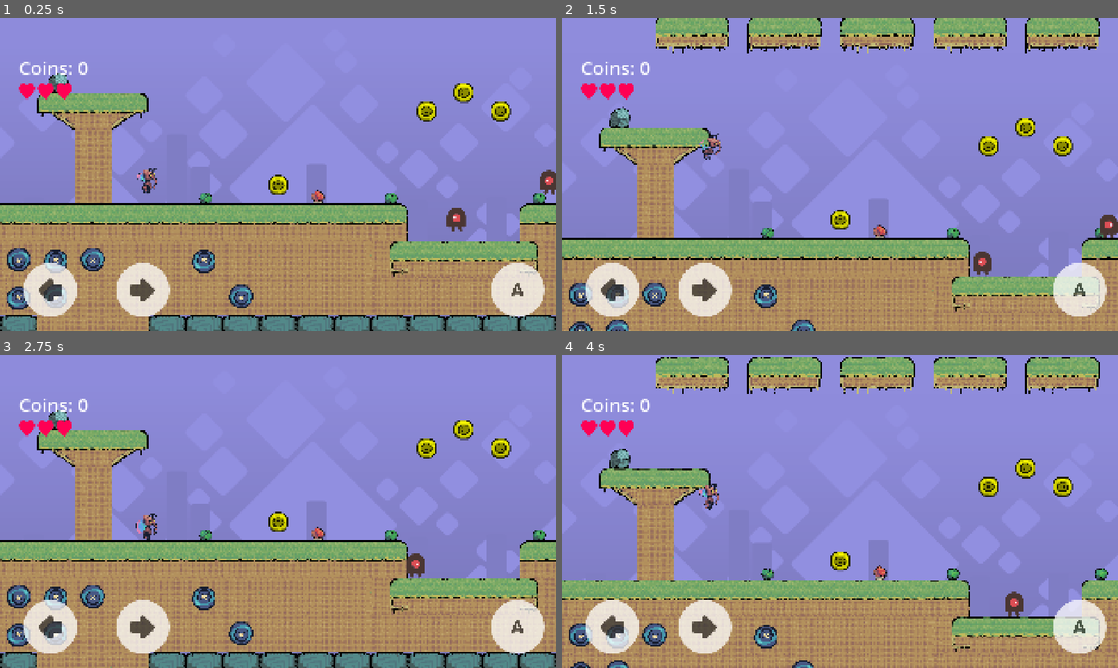
Above: before the commit, frames 1-4 (two rows, left to right).
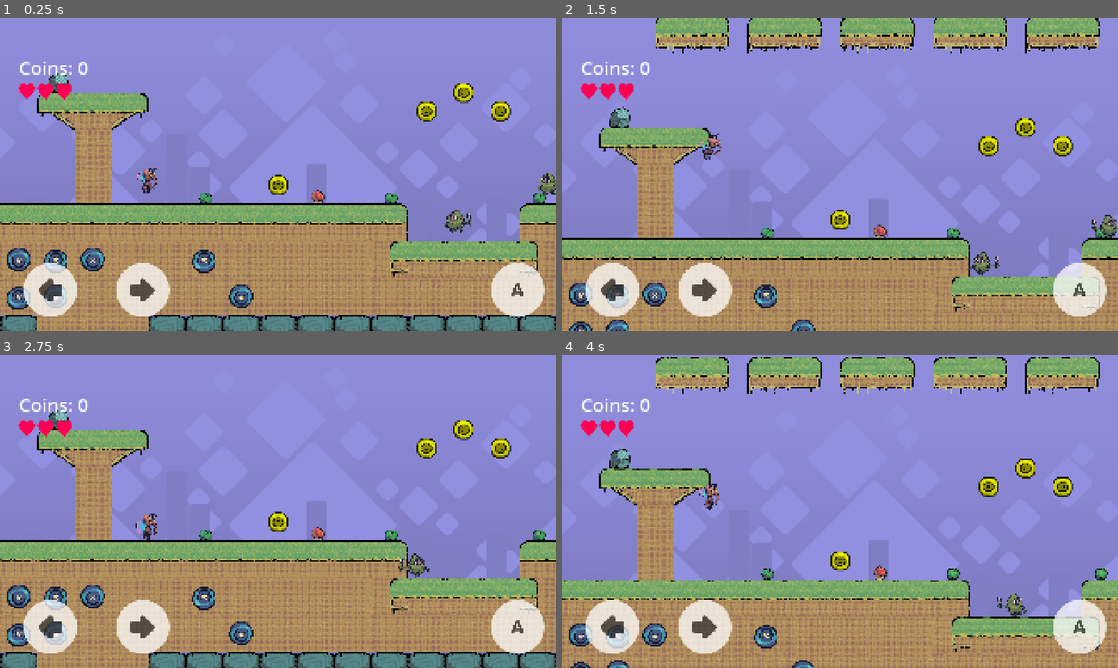
Above: after the commit, the same moments.

Repository: endlessm/moddable-platformer
Game: Godot game, scene res://main.tscn
The game is run twice, just before and just after one commit, with the same random seed, the same clock (stepped at 60 frames per second) and the same inputs.
Inputs (mouse positions are in pixels of both pictures, inside the frame that each line leads up to):
- Up to frame 1 (0.25 s): no input
- Up to frame 2 (1.5 s): tap Enter at 0.5 s; move the mouse to (962, 158) at 0.52 s; click (962, 158) at 0.67 s; tap Up (player_1_jump) at 0.77 s; move the mouse to (728, 190) at 1.27 s; click (728, 190) at 1.42 s
- Up to frame 3 (2.75 s): tap Up (player_1_jump) at 1.52 s; move the mouse to (333, 442) at 2.02 s; click (333, 442) at 2.17 s
- Up to frame 4 (4 s): move the mouse to (812, 574) at 2.77 s; click (812, 574) at 2.92 s; tap Up (player_1_jump) at 3.02, 3.77 s; move the mouse to (1006, 558) at 3.52 s; click (1006, 558) at 3.67 s

The runs differ from the first frame. In frame 1, 0.5% of the frame differs, in the area x 80-100%, y 48-69%; in frame 2, 0.5%, in the area x 72-100%, y 62-83%; in frame 3, 0.3%; in frame 4, 0.3%.

Commit message:
Replace enemy with Storyvore
For this one I couldn't use the sprite sheets from Threadbare directly,
because I had to remove the shadow under the feet. And so we only have
one colour. That's OK, we only had one colour before, too.

To preserve the ability to use the old enemy, duplicate the scene,
adjust the sprite in the duplicate, and change the main scene to use the
duplicate. The same script can be used by both scenes. This also allows
adjusting the position of the AnimatedSprite2D down a few pixels to make
the feet line up better with the ground.

Diff:
--- /dev/null
+++ b/components/enemy/storyvore_enemy.tscn
@@ -0,0 +1,98 @@
+[gd_scene load_steps=12 format=3 uid="uid://dbaal2g7b8ub0"]
+
+[ext_resource type="Script" uid="uid://d003tgo4vrak8" path="res://components/enemy/enemy.gd" id="1_6mw0c"]
+[ext_resource type="Texture2D" uid="uid://dye0f3r8n3yci" path="res://assets/storyvore_move_green.png" id="2_riih7"]
+
+[sub_resource type="AtlasTexture" id="AtlasTexture_mdji8"]
+atlas = ExtResource("2_riih7")
+region = Rect2(0, 0, 128, 128)
+
+[sub_resource type="AtlasTexture" id="AtlasTexture_xlq87"]
+atlas = ExtResource("2_riih7")
+region = Rect2(128, 0, 128, 128)
+
+[sub_resource type="AtlasTexture" id="AtlasTexture_5eic1"]
+atlas = ExtResource("2_riih7")
+region = Rect2(256, 0, 128, 128)
+
+[sub_resource type="AtlasTexture" id="AtlasTexture_43fgs"]
+atlas = ExtResource("2_riih7")
+region = Rect2(384, 0, 128, 128)
+
+[sub_resource type="AtlasTexture" id="AtlasTexture_k83e4"]
+atlas = ExtResource("2_riih7")
+region = Rect2(512, 0, 128, 128)
+
+[sub_resource type="AtlasTexture" id="AtlasTexture_3igal"]
+atlas = ExtResource("2_riih7")
+region = Rect2(640, 0, 128, 128)
+
+[sub_resource type="SpriteFrames" id="SpriteFrames_xxtfg"]
+animations = [{
+"frames": [{
+"duration": 1.0,
+"texture": SubResource("AtlasTexture_mdji8")
+}, {
+"duration": 1.0,
+"texture": SubResource("AtlasTexture_xlq87")
+}, {
+"duration": 1.0,
+"texture": SubResource("AtlasTexture_5eic1")
+}, {
+"duration": 1.0,
+"texture": SubResource("AtlasTexture_43fgs")
+}, {
+"duration": 1.0,
+"texture": SubResource("AtlasTexture_k83e4")
+}, {
+"duration": 1.0,
+"texture": SubResource("AtlasTexture_3igal")
+}],
+"loop": true,
+"name": &"walk",
+"speed": 10.0
+}]
+
+[sub_resource type="RectangleShape2D" id="RectangleShape2D_kii40"]
+size = Vector2(48, 78)
+
+[sub_resource type="RectangleShape2D" id="RectangleShape2D_cepcq"]
+size = Vector2(82, 83)
+
+[node name="StoryvoreEnemy" type="CharacterBody2D"]
+collision_layer = 8
+collision_mask = 4
+floor_constant_speed = true
+floor_snap_length = 32.0
+script = ExtResource("1_6mw0c")
+
+[node name="AnimatedSprite2D" type="AnimatedSprite2D" parent="."]
+unique_name_in_owner = true
+position = Vector2(0, -59)
+sprite_frames = SubResource("SpriteFrames_xxtfg")
+animation = &"walk"
+autoplay = "walk"
+frame_progress = 0.106469
+
+[node name="LeftRay" type="RayCast2D" parent="."]
+unique_name_in_owner = true
+position = Vector2(-37, -3)
+collision_mask = 5
+
+[node name="RightRay" type="RayCast2D" parent="."]
+unique_name_in_owner = true
+position = Vector2(37, -3)
+collision_mask = 5
+
+[node name="CollisionShape2D" type="CollisionShape2D" parent="."]
+position = Vector2(0, -39)
+shape = SubResource("RectangleShape2D_kii40")
+
+[node name="Hitbox" type="Area2D" parent="."]
+position = Vector2(0, -106)
+
+[node name="CollisionShape2D" type="CollisionShape2D" parent="Hitbox"]
+position = Vector2(0, 58.5)
+shape = SubResource("RectangleShape2D_cepcq")
+
+[connection signal="body_entered" from="Hitbox" to="." method="_on_hitbox_body_entered"]
--- a/main.tscn
+++ b/main.tscn
@@ -9,7 +9,7 @@
 [ext_resource type="PackedScene" uid="uid://daf24t18h3n5e" path="res://components/coin/coin.tscn" id="5_u7hr5"]
 [ext_resource type="Texture2D" uid="uid://84t7yee808cn" path="res://assets/items/button.png" id="6_kpi5m"]
 [ext_resource type="PackedScene" uid="uid://jt80gv02u4f2" path="res://hud.tscn" id="6_mp7wy"]
-[ext_resource type="PackedScene" uid="uid://dk0xon0k7ga23" path="res://components/enemy/enemy.tscn" id="9_l6smt"]
+[ext_resource type="PackedScene" uid="uid://dbaal2g7b8ub0" path="res://components/enemy/storyvore_enemy.tscn" id="9_l6smt"]
 [ext_resource type="SpriteFrames" uid="uid://c2wpvtw1stuyq" path="res://components/player/spriteframes-inkdrinker-red.tres" id="9_qmofe"]
 [ext_resource type="PackedScene" uid="uid://beuisy5yrw0bq" path="res://components/flag/flag.tscn" id="12_dkbog"]
 [ext_resource type="Script" uid="uid://boqbxvbja884q" path="res://scripts/multiplayer_camera.gd" id="13_0d2mj"]
Binary file added: assets/storyvore_move_green.png
Not shown, added: assets/storyvore_move_green.png.import
